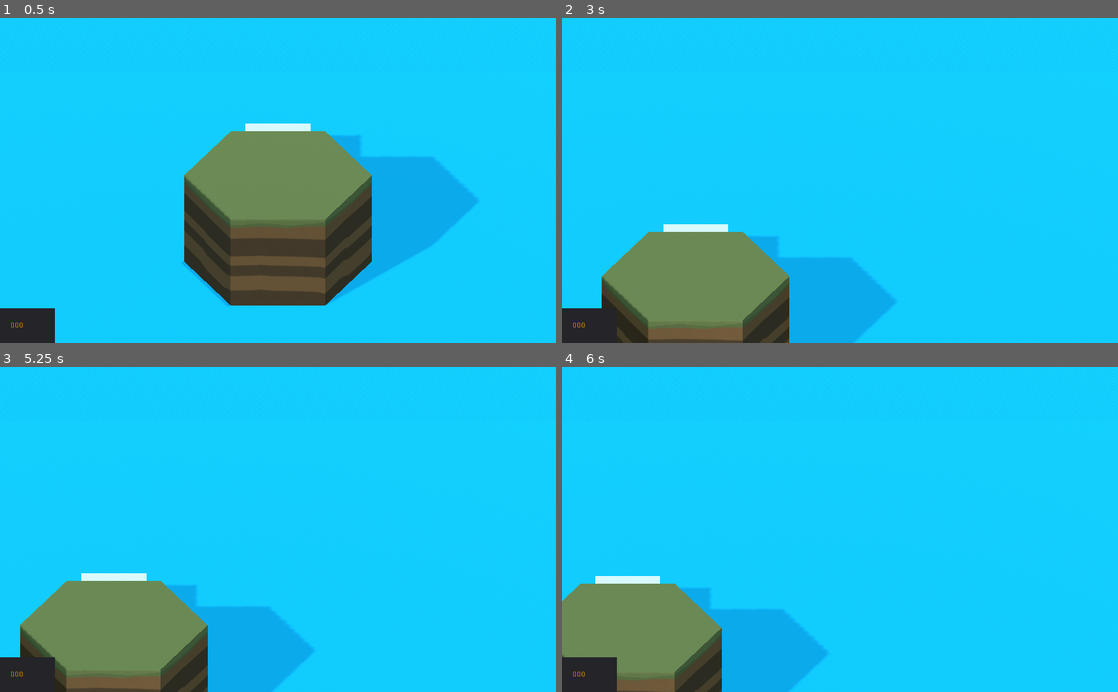
Above: before the commit, frames 1-4 (two rows, left to right).
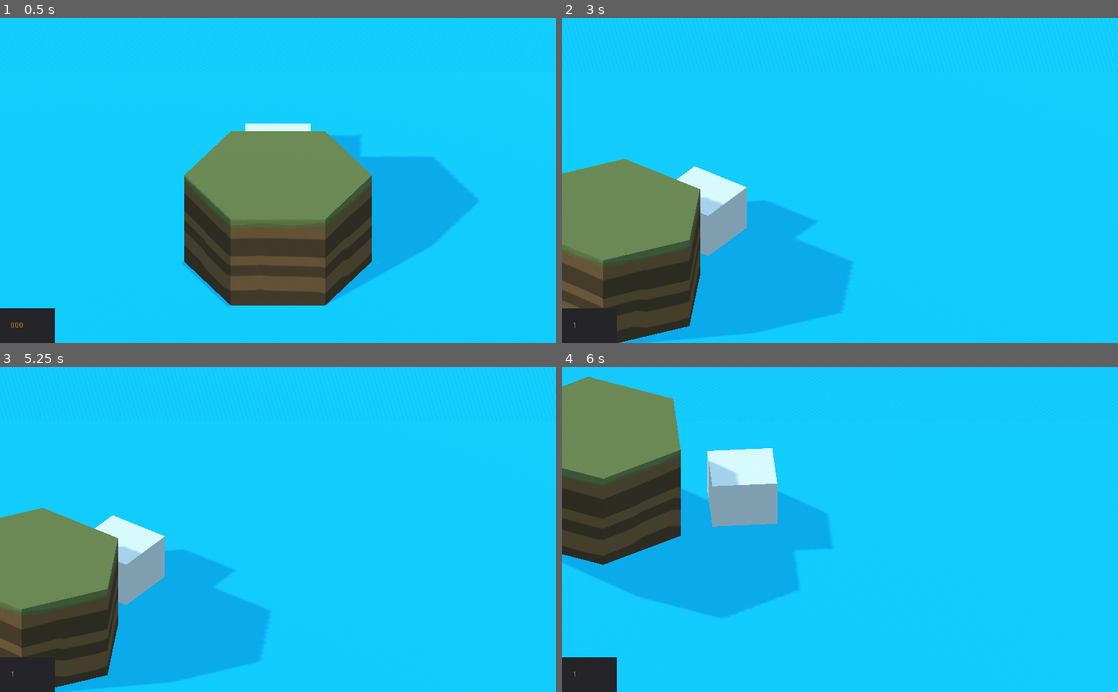
Above: after the commit, the same moments.

Repository: theludovyc/Godot_Islanders
Game: Godot game, scene res://Scene/Game.tscn
Two runs of this game, one before a commit and one after it. Both use one fixed random seed, a clock stepped at 60 frames per second and the inputs below.
Inputs (mouse positions are in pixels of both pictures, inside the frame that each line leads up to):
- Up to frame 1 (0.5 s): no input
- Up to frame 2 (3 s): tap Enter at 0.5, 2 s; move the mouse to (962, 164) at 0.52 s; click (962, 164) at 0.6 s; tap Space at 1.25 s; move the mouse to (728, 196) at 1.27 s; click (728, 196) at 1.35 s; move the mouse to (895, 109) at 2.02 s; hold Middle mouse button (mouse_middle) 2.03-2.78 s; click (895, 109) at 2.3 s; move the mouse to (812, 245) at 2.77 s; right-click (812, 245) at 2.85 s
- Up to frame 3 (5.25 s): click (250, 594) at 3.05 s; tap Space at 3.5, 5 s; move the mouse to (444, 578) at 3.52 s; click (444, 578) at 3.6 s; tap Enter at 4.25 s; move the mouse to (111, 480) at 4.27 s; click (111, 480) at 4.35 s; move the mouse to (305, 529) at 5.02 s; hold Middle mouse button (mouse_middle) from 5.03 s (still down)
- Up to frame 4 (6 s): click (867, 529) at 5.3 s; move the mouse to (756, 448) at 5.77 s; release Middle mouse button (mouse_middle) at 5.78 s; right-click (756, 448) at 5.85 s

Frame 1 is identical in both runs. In frame 2, 21% of the frame differs, in the area x 0-60%, y 43-100%; in frame 3, 19%; in frame 4, 33%, in the area x 0-49%, y 2-100%.

Commit message:
update score

Diff:
--- a/Scene/GUI.tscn
+++ b/Scene/GUI.tscn
@@ -5,6 +5,7 @@
 [node name="GUI" type="Control"]
 anchor_right = 1.0
 anchor_bottom = 1.0
+mouse_filter = 2
 script = ExtResource( 1 )
 __meta__ = {
 "_edit_use_anchors_": false
--- a/Scene/Game.tscn
+++ b/Scene/Game.tscn
@@ -1,16 +1,19 @@
-[gd_scene load_steps=8 format=2]
+[gd_scene load_steps=10 format=2]
 
 [ext_resource path="res://Art/Hex/Hex_Column.tscn" type="PackedScene" id=1]
 [ext_resource path="res://Script/Camera_Origin.gd" type="Script" id=2]
 [ext_resource path="res://Art/Material/Bleu.tres" type="Material" id=3]
 [ext_resource path="res://Scene/GUI.tscn" type="PackedScene" id=4]
 [ext_resource path="res://Script/Camera.gd" type="Script" id=5]
+[ext_resource path="res://Scene/Selection.tscn" type="PackedScene" id=6]
+[ext_resource path="res://Script/Game.gd" type="Script" id=7]
 
 [sub_resource type="CubeMesh" id=2]
 
 [sub_resource type="PlaneMesh" id=1]
 
 [node name="Game" type="Node"]
+script = ExtResource( 7 )
 
 [node name="Hex_Column" parent="." instance=ExtResource( 1 )]
 transform = Transform( 1, 0, 0, 0, 1, 0, 0, 0, 1, 0, 3.159, 0 )
@@ -25,6 +28,9 @@
 transform = Transform( 1, 0, 0, 0, 1, 0, 0, 0, 1, 0, 0.477826, -4.51835 )
 mesh = SubResource( 2 )
 material/0 = null
+
+[node name="Selection" parent="." instance=ExtResource( 6 )]
+transform = Transform( 1, 0, 0, 0, 1, -2.98023e-08, 0, 2.98023e-08, 1, 0, 0, -4.76837e-07 )
 
 [node name="Camera_Origin" type="Spatial" parent="."]
 script = ExtResource( 2 )
@@ -47,3 +53,5 @@
 material/0 = ExtResource( 3 )
 
 [node name="GUI" parent="." instance=ExtResource( 4 )]
+
+[connection signal="pop_building" from="Selection" to="." method="_on_Selection_pop_building"]
--- a/Script/Camera.gd
+++ b/Script/Camera.gd
@@ -4,25 +4,15 @@
 const zoom_min = 5
 const zoom_max = 15
 
-var Selection = preload("res://Scene/Selection.tscn")
-
-var selection
-
-func pop_selection():
-	selection = Selection.instance()
-	selection.camera = self
-	selection.camera_origin = get_parent()
-	get_node("/root/Game").call_deferred("add_child", selection)
-
 func add_zoom(z:float):
 	size = clamp(size + z, zoom_min, zoom_max)
 
+onready var selection = $"/root/Game/Selection"
 onready var raycast = $RayCast
 onready var origin = get_parent()
 
 # Called when the node enters the scene tree for the first time.
 func _ready():
-	pop_selection()
 	pass # Replace with function body.
 
 func _unhandled_input(event):
@@ -43,6 +33,3 @@
 		selection.translation = raycast.get_collision_point()
 	else:
 		selection.visible = false
-
-	if Input.is_action_just_pressed("mouse_left") and !selection.isRed:
-		selection.pop()
--- /dev/null
+++ b/Script/Game.gd
@@ -0,0 +1,20 @@
+extends Node
+
+var score := 0
+
+onready var gui = $GUI
+
+# Called when the node enters the scene tree for the first time.
+func _ready():
+	pass # Replace with function body.
+
+
+# Called every frame. 'delta' is the elapsed time since the previous frame.
+#func _process(delta):
+#	pass
+
+
+func _on_Selection_pop_building(bonus):
+	score += bonus
+	gui.update_score(score)
+	pass # Replace with function body.
--- a/Script/Selection.gd
+++ b/Script/Selection.gd
@@ -1,4 +1,6 @@
 extends Area
+
+signal pop_building(bonus)
 
 var mat_selec = preload("res://Art/Material/Selection.tres")
 var mat_selec_red = preload("res://Art/Material/Selection_Red.tres")
@@ -8,28 +10,29 @@
 
 var bonus:int
 
-#Edit from Camera.gd
-var camera
-var camera_origin
-
 onready var mesh = $Mesh
 onready var label = $Viewport/Label
 onready var radar = $Radar
 onready var sprite = $Sprite3D
+onready var camera_origin = $"/root/Game/Camera_Origin"
+onready var camera = $"/root/Game/Camera_Origin/Camera"
 
 # Called when the node enters the scene tree for the first time.
 func _ready():
 	pass # Replace with function body.
 
-# Called every frame. 'delta' is the elapsed time since the previous frame.
-func _process(delta):
-	sprite.look_at(camera_origin.to_global(camera.translation), Vector3.UP)
-#	pass
-
 func pop():
 	var building = Building.instance()
 	building.translation = to_global(mesh.translation)
 	get_parent().add_child(building)
+
+# Called every frame. 'delta' is the elapsed time since the previous frame.
+func _process(delta):
+	sprite.look_at(camera_origin.to_global(camera.translation), Vector3.UP)
+
+	if Input.is_action_just_pressed("mouse_left") and !isRed:
+		emit_signal("pop_building", bonus)
+		pop()
 
 func _on_area_entered(area):
 	mesh.set_surface_material(0, mat_selec_red)
